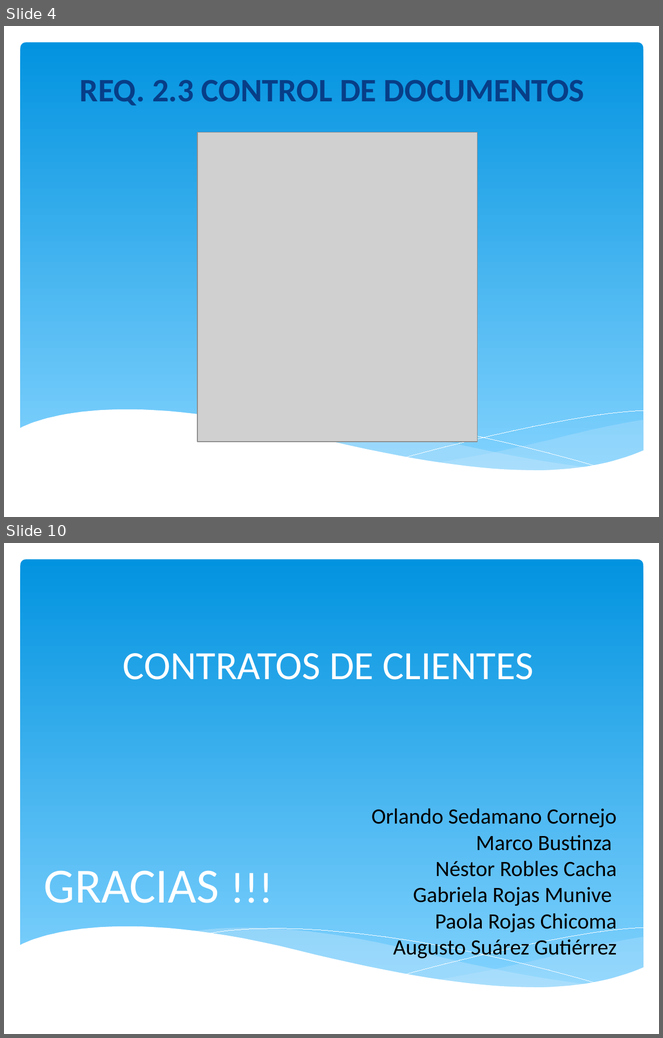
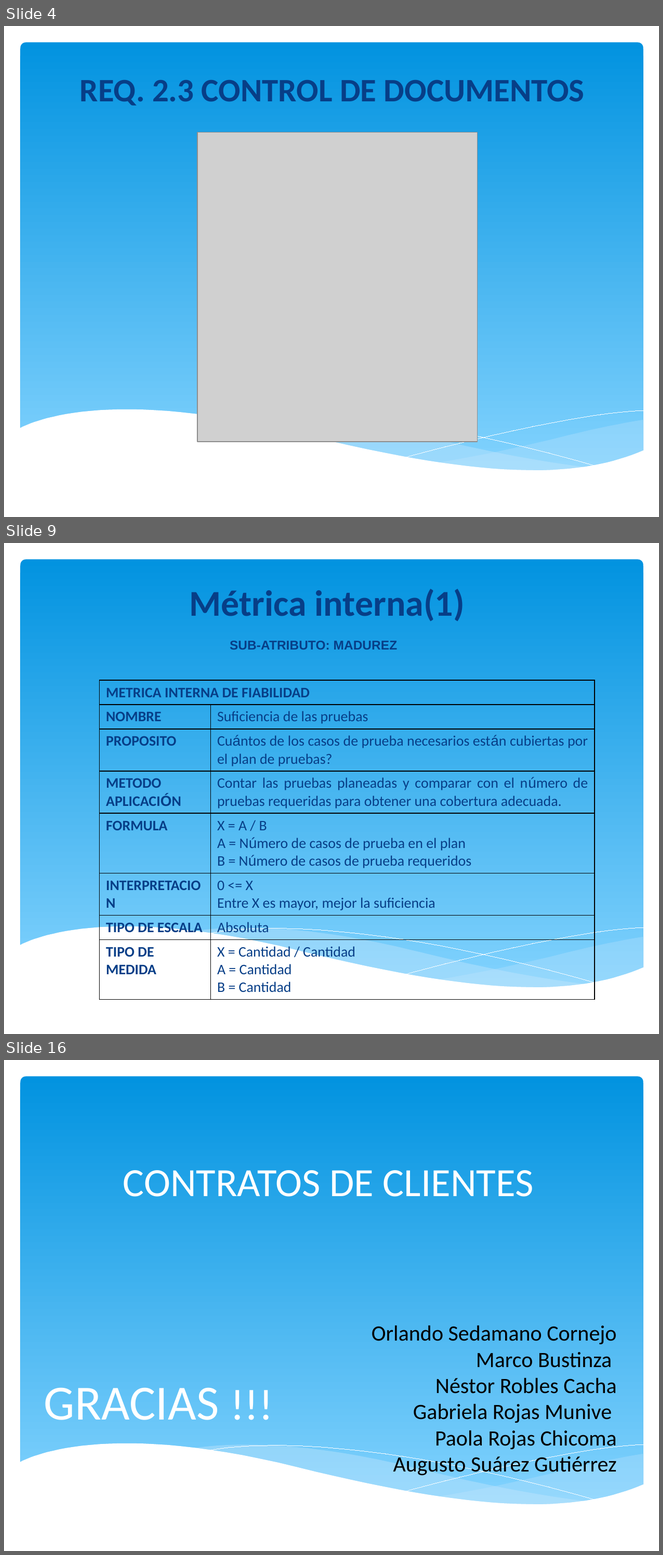
Before and after one commit to orlysemperfi/tp3-contratos-clientes, a slide deck: ITERACION 5/SUB ITERACION 4/PPT TP3 PRES04.pptx. Shown one above the other, each under a label of ours: slides 4 and 10 before the commit, slides 4, 9 and 16 after it; the slides between them are not shown. The pictures are 663x1038 and 663x1555 pixels, drawn with LibreOffice and Linux fonts; fonts in the diff are those of the drawing; grey boxes stand for pictures; background and template pictures are left out. Boxes give left, top, right and bottom in pixels: in the first picture for what was removed or moved away, otherwise in the second. Text is boxed around its words. In the diff, an @@ line names an element or a change of style, - is before the commit and + after.

```diff
--- a/ITERACION 5/SUB ITERACION 4/PPT TP3 PRES04.pptx
+++ b/ITERACION 5/SUB ITERACION 4/PPT TP3 PRES04.pptx
@@ slide 9 added at box(4, 543, 659, 1034), background #FFFFFF; not listed: 6 template elements that a slide beside it also shows @@
@@ title added at box(190, 589, 465, 621), 40 pt, text #073E87, bold @@
+Métrica interna(1)
@@ text added at box(230, 641, 398, 650), 14 pt, text #073E87, bold @@
+SUB-ATRIBUTO: MADUREZ
@@ table added at box(100, 681, 595, 995), 8 rows, 2 columns @@
+METRICA INTERNA DE FIABILIDAD | 
+NOMBRE | Suficiencia de las pruebas
+PROPOSITO | Cuántos de los casos de prueba necesarios están cubiertas por el plan de pruebas?
+METODO APLICACIÓN | Contar las pruebas planeadas y comparar con el número de pruebas requeridas para obtener una cobertura adecuada.
+FORMULA | X = A / B / A = Número de casos de prueba en el plan / B = Número de casos de prueba requeridos
+INTERPRETACION | 0 <= X / Entre X es mayor, mejor la suficiencia
+TIPO DE ESCALA | Absoluta
+TIPO DE MEDIDA | X = Cantidad / Cantidad / A = Cantidad / B = Cantidad
@@ what was slide 10 is now slide 16 @@
```
Also in this commit, not shown: 1 slide changed, 9 other slides added, 4 slides removed.
